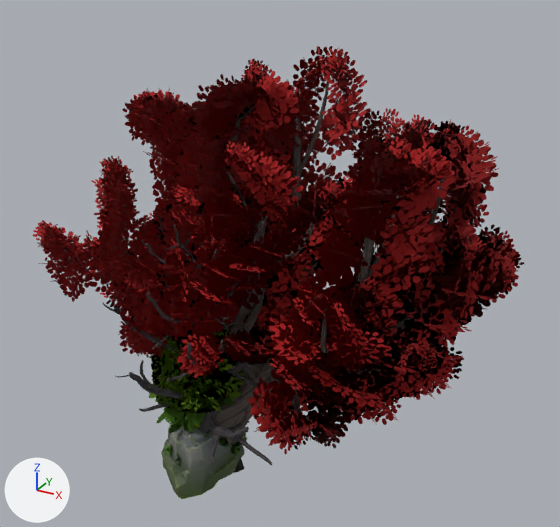
The glTF model src/assets/models/nature.glb: old version first, new version second.
The view is the same before and after, from a camera (50 mm lens) standing at (14.9, -21.0, 19.8) and looking at (2.8, 0.9, 8.9). Every picture has the same lights, and +X, +Y and +Z are marked at lower left. The older version comes first. Where no turn or scale is listed for an object, it has been applied to the vertices.

Objects in the first picture: 'CommonTree_1', 'CommonTree_3', 'DeadTree_2', 'Pine_1', 'Rock_Medium_3', 'TwistedTree_1', 'TwistedTree_3' and 4 more.
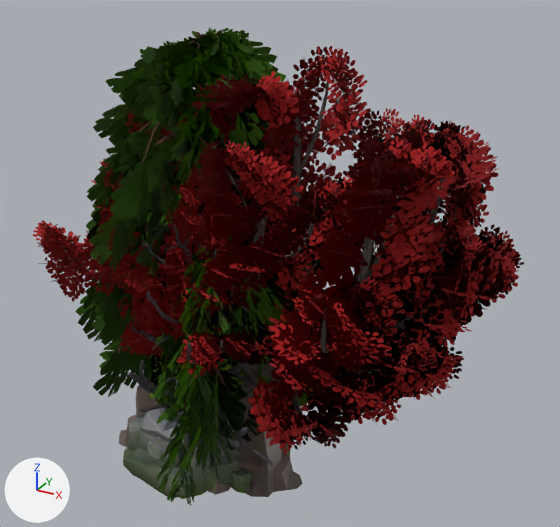
Edits to the bpy script that builds the scene:
```text
Add img_dungeon_texture:
    img_dungeon_texture = load_image('dungeon_texture', '_unpacked/dungeon_texture', 512, 512, 'sRGB')
Add img_bark_pinetree:
    img_bark_pinetree = load_image('Bark_PineTree', '_unpacked/Bark_PineTree', 512, 512, 'sRGB')
Add mat_texture:
    mat_texture = principled_material('texture')
    mat_texture.texture = img_dungeon_texture
    mat_texture.roughness = 0.45
Add mat_bark_pine:
    mat_bark_pine = bpy.data.materials.new('Bark_Pine')
    # uses the picture img_bark_pinetree
Add mat_rocks_001:
    mat_rocks_001 = bpy.data.materials.new('Rocks.001')
    # uses the picture img_rocks_diffuse
Add me_rubble:
    me_rubble.from_pydata(...)  # 350 vertices, 575 faces; spans x -4.06..4.06, y -1.59..1.59, z -1.75..1.75
    me_rubble.materials.append(mat_texture)  # picture img_dungeon_texture
Add me_tree_001:
    me_tree_001.from_pydata(...)  # 5947 vertices, 6874 faces; spans x -4.6..4.6, y -5.0..5.0, z -8.6..8.6
    # faces by material slot: [5370, 1504]
    me_tree_001.materials.append(mat_bark_pine)
    me_tree_001.materials.append(mat_leaves_giantpine)
Add me_cube_001_retopology_001:
    me_cube_001_retopology_001.from_pydata(...)  # 293 vertices, 581 faces; spans x -2.88..2.88, y -2.9..2.9, z -1.9..1.9
    me_cube_001_retopology_001.materials.append(mat_rocks_001)
Add me_cube_retopology_001:
    me_cube_retopology_001.from_pydata(...)  # 262 vertices, 520 faces; spans x -2.6..2.6, y -2.22..2.22, z -2.28..2.28
    me_cube_retopology_001.materials.append(mat_rocks)  # picture img_rocks_diffuse
Add ob_rubble:
    ob_rubble = bpy.data.objects.new('Rubble', me_rubble)
    ob_rubble.location = (0.0, -0.01, 1.75)
Add ob_giantpine_1:
    ob_giantpine_1 = bpy.data.objects.new('GiantPine_1', me_tree_001)
    ob_giantpine_1.location = (-0.05, 0.37, 8.29)
Add ob_rock_big_2:
    ob_rock_big_2 = bpy.data.objects.new('Rock_Big_2', me_cube_001_retopology_001)
    ob_rock_big_2.location = (0.05, 0.1, 1.38)
Add ob_rock_big_1:
    ob_rock_big_1 = bpy.data.objects.new('Rock_Big_1', me_cube_retopology_001)
    ob_rock_big_1.location = (0.21, -0.22, 2.18)
```

Pixel boxes (x1, y1, x2, y2) of what changed, in the pictures (560 x 527 px):
'GiantPine_1', added
    after: (76, 27, 319, 505)
    faces in mat_leaves_giantpine: (76, 27, 319, 505)
    faces in mat_bark_pine: (117, 32, 252, 410)
'Rock_Big_2', added
    after: (123, 408, 291, 498)
'Rubble', added
    after: (119, 377, 303, 497)
'Rock_Big_1', added (mostly hidden)
    after: (147, 391, 253, 493)
